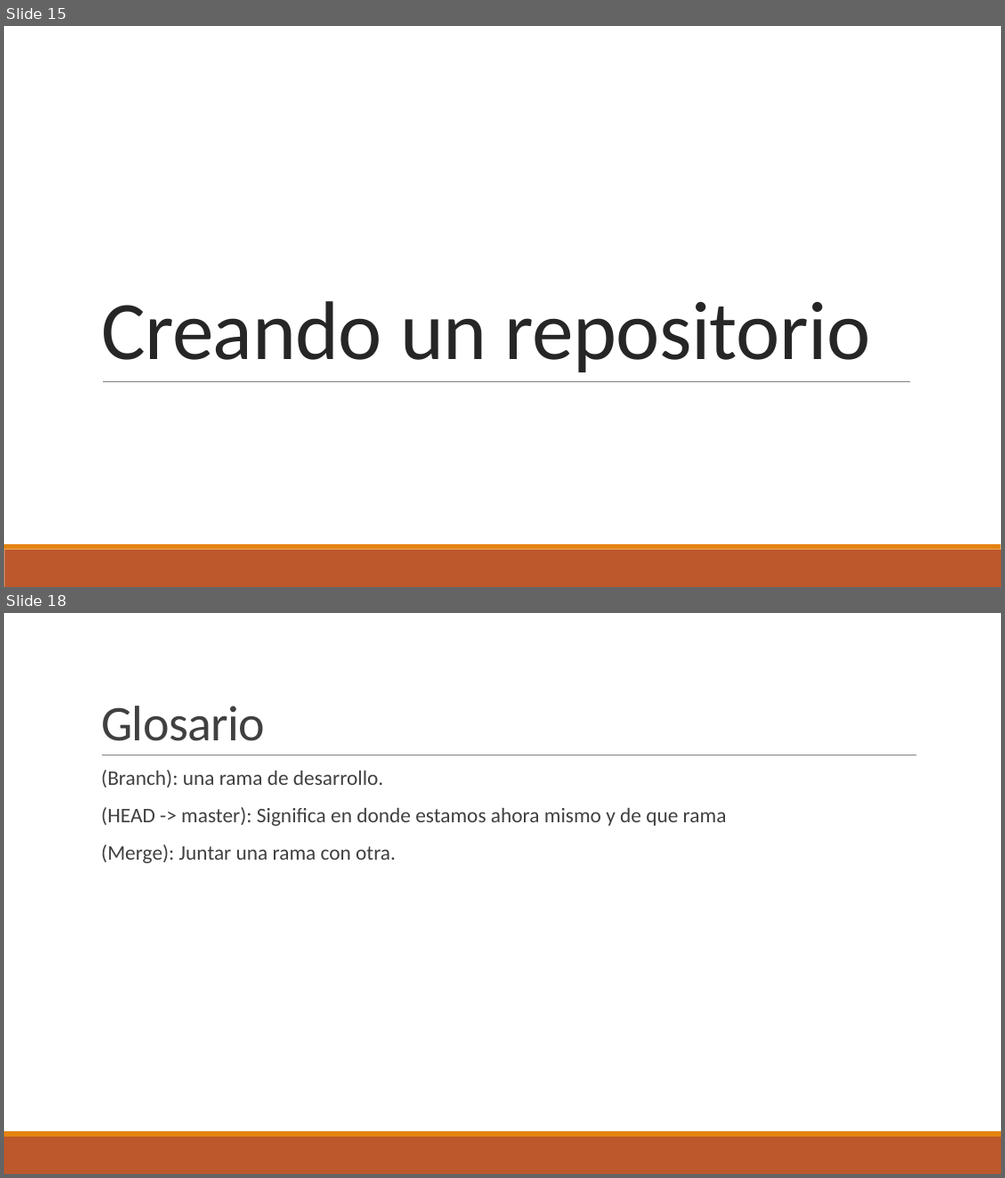
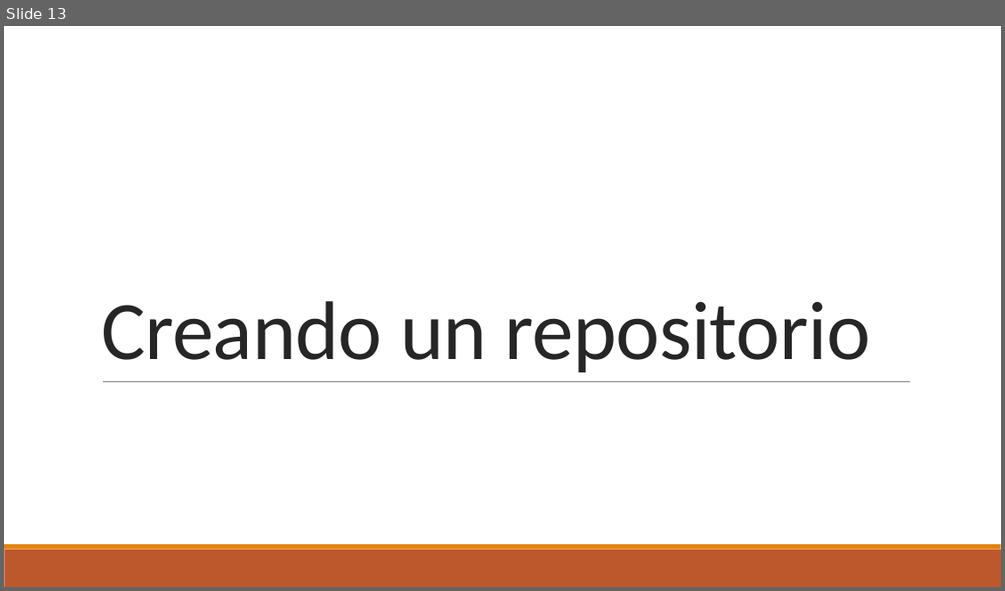
Before and after one commit to DuckHunter213/TutorialGit, a slide deck: Git.pptx. Shown one above the other, each under a label of ours: slides 15 and 18 before the commit, slide 13 after it; the slides between them are not shown. The pictures are 1005x1178 and 1005x591 pixels, drawn with LibreOffice and Linux fonts; fonts in the diff are those of the drawing; background and template pictures are left out. Boxes give left, top, right and bottom in pixels: in the first picture for what was removed or moved away, otherwise in the second. Text is boxed around its words. In the diff, an @@ line names an element or a change of style, - is before the commit and + after.

```diff
--- a/Git.pptx
+++ b/Git.pptx
@@ slide 18 removed at (4, 613, 1001, 1174), background #FFFFFF; not listed: 2 template elements that a slide beside it also shows @@
@@ title removed at (101, 706, 265, 741) @@
-Glosario
@@ text removed at (101, 770, 727, 863) @@
-  (Branch): una rama de desarrollo.
-  (HEAD -> master): Significa en donde estamos ahora mismo y de que rama
-  (Merge): Juntar una rama con otra.
@@ line removed from (102, 755) to (917, 755) @@
@@ what was slide 15 is now slide 13 @@
```
Also in this commit, not shown: 2 slides changed, 7 slides added, 5 other slides removed, 1 other file.
